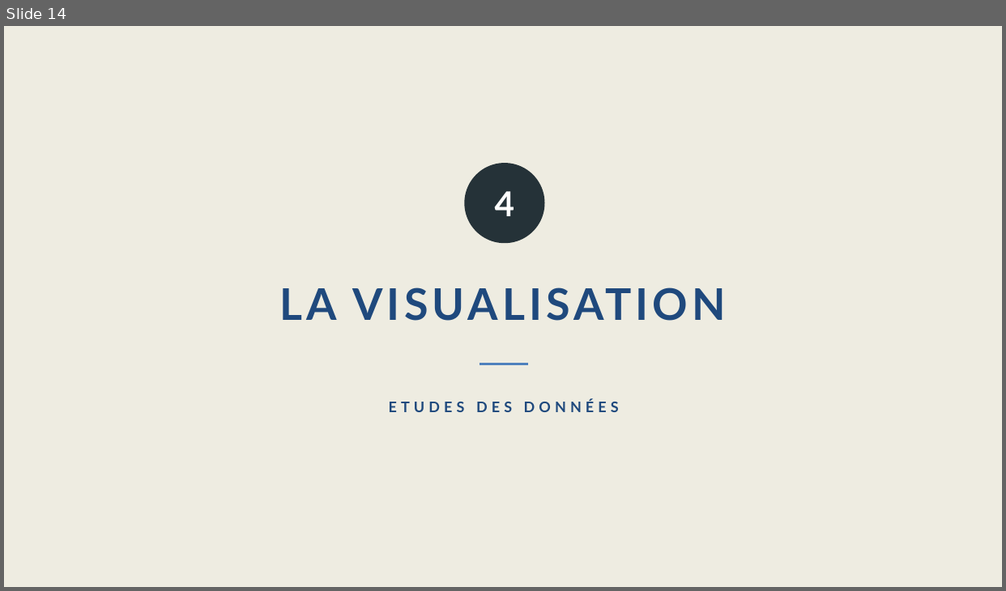
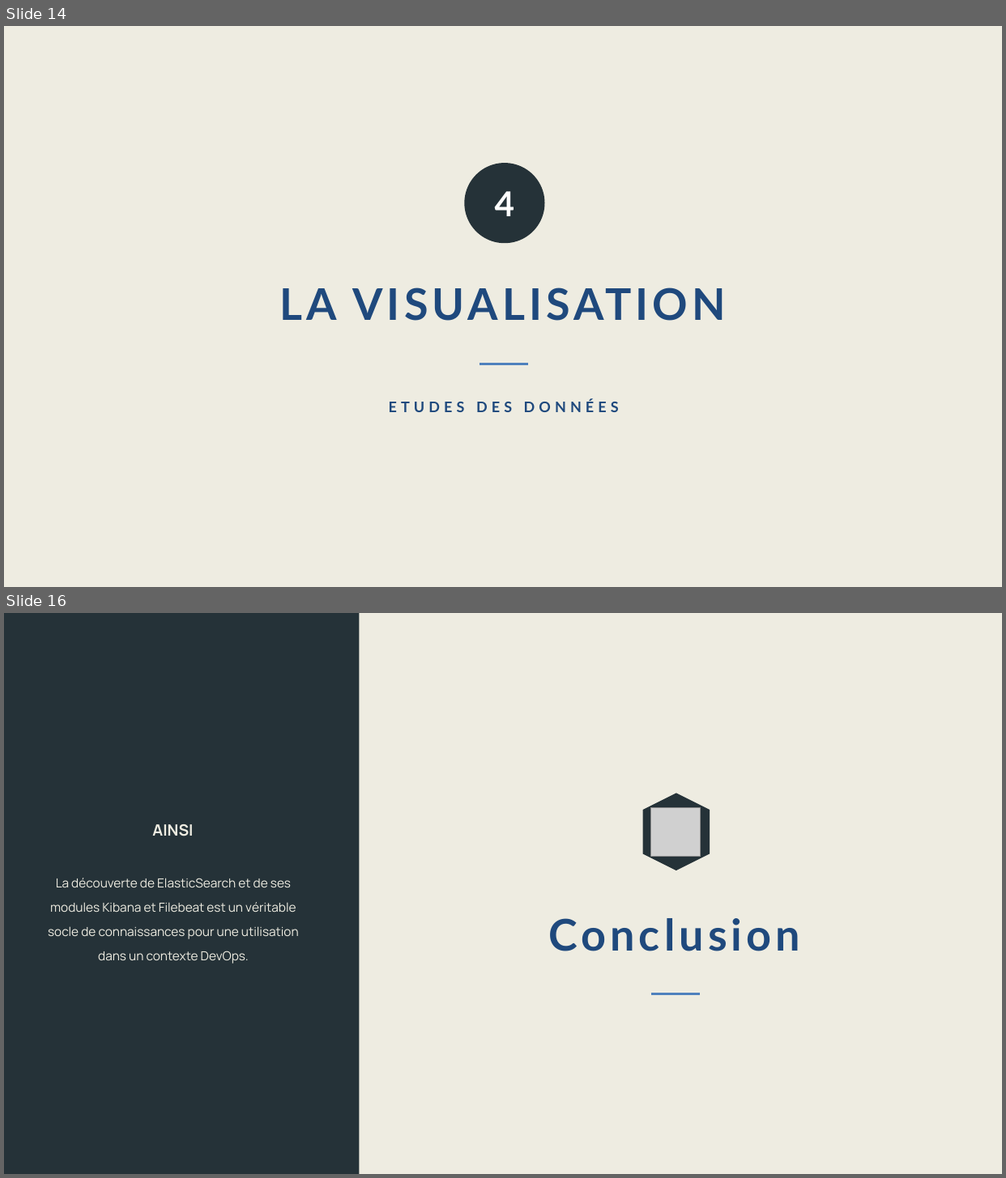
Before and after one commit to MolinaRomain/DevOpsElastic, a slide deck: Diapo Présentation.pptx. Shown one above the other, each under a label of ours: slide 14 before the commit, slides 14 and 16 after it; the slides between them are not shown. The pictures are 1006x591 and 1006x1178 pixels, drawn with LibreOffice and Linux fonts; fonts in the diff are those of the drawing; grey boxes stand for pictures. Boxes give left, top, right and bottom in pixels: in the first picture for what was removed or moved away, otherwise in the second. Text is boxed around its words. In the diff, an @@ line names an element or a change of style, - is before the commit and + after.

```diff
--- a/Diapo Présentation.pptx
+++ b/Diapo Présentation.pptx
@@ slide 16 added at bbox=[4, 613, 1002, 1174], background #EEECE1 @@
@@ rectangle added at bbox=[4, 613, 360, 1174], fill #253238 @@
@@ text added at bbox=[152, 824, 193, 837], 30 pt, text #EEECE1, bold @@
+AINSI
@@ group added at bbox=[548, 794, 800, 995]: 1 line, 1 text, 1 hexagon, 1 picture @@
+Conclusion
@@ text added at bbox=[48, 878, 299, 964], 24 pt, text #EEECE1 @@
+La découverte de ElasticSearch et de ses modules Kibana et Filebeat est un véritable socle de connaissances pour une utilisation dans un contexte DevOps.
```
Also in this commit, not shown: 2 slides changed, 1 slide removed.
